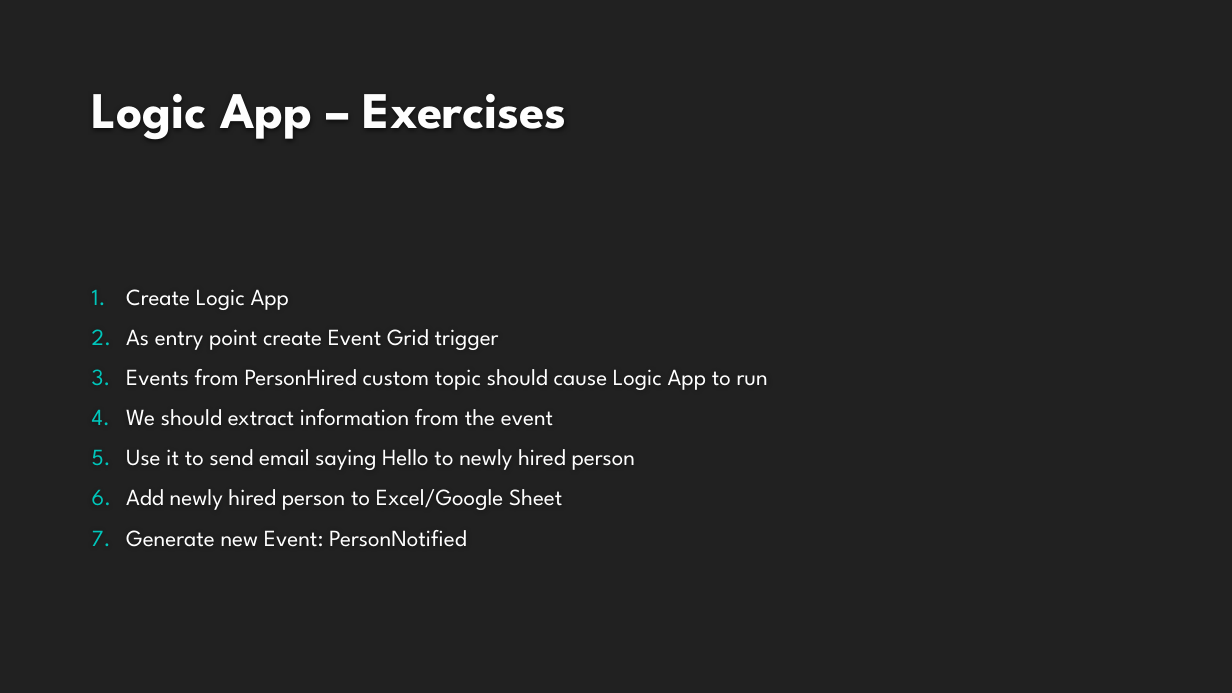
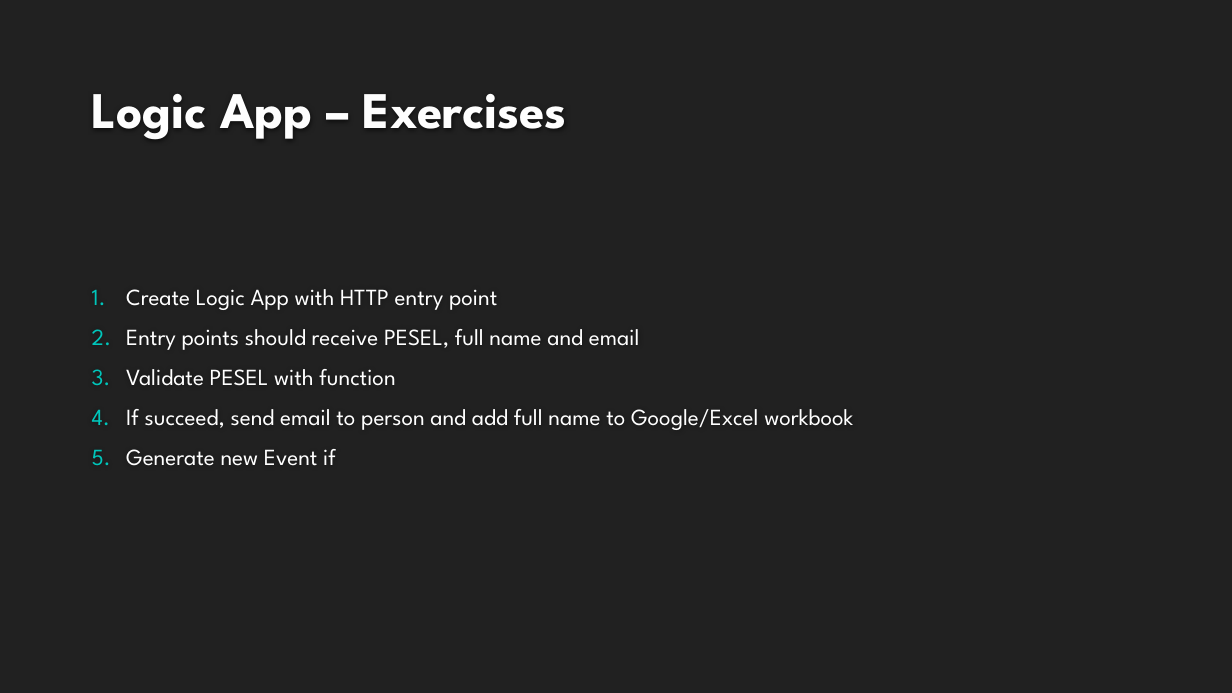
Before and after one commit to kamil-mrzyglod/Workshops, a slide deck: slide 66 of AzureDay2019/Developing services with Azure Functions.pptx (slide 62 before the commit). Drawn at 1232x693 pixels with LibreOffice and Linux fonts; fonts in the diff are those of the drawing; background and template pictures are left out. Boxes give left, top, right and bottom in pixels: in the first picture for what was removed or moved away, otherwise in the second. Text is boxed around its words. In the diff, an @@ line names an element or a change of style, - is before the commit and + after.

```diff
--- a/AzureDay2019/Developing services with Azure Functions.pptx
+++ b/AzureDay2019/Developing services with Azure Functions.pptx
@@ text at bbox=[126, 289, 853, 466]: text changed @@
-1. Create Logic App
-2. As entry point create Event Grid trigger
-3. Events from PersonHired custom topic should cause Logic App to run
-4. We should extract information from the event
-5. Use it to send email saying Hello to newly hired person
-6. Add newly hired person to Excel/Google Sheet
-7. Generate new Event: PersonNotified
+1. Create Logic App with HTTP entry point
+2. Entry points should receive PESEL, full name and email
+3. Validate PESEL with function
+4. If succeed, send email to person and add full name to Google/Excel workbook
+5. Generate new Event if
```
Also in this commit, not shown: 3 other slides changed, 4 slides added, 25 other files.
